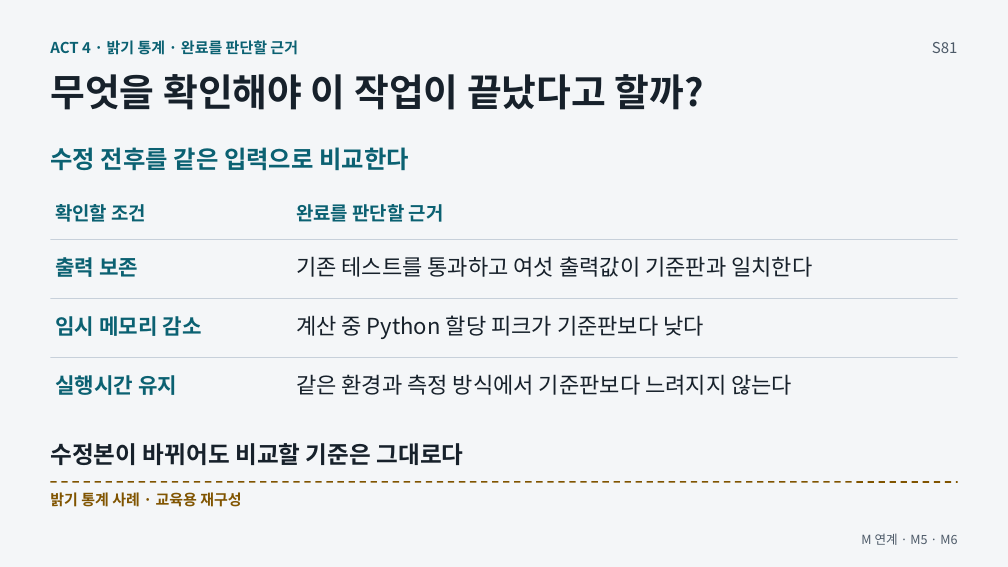
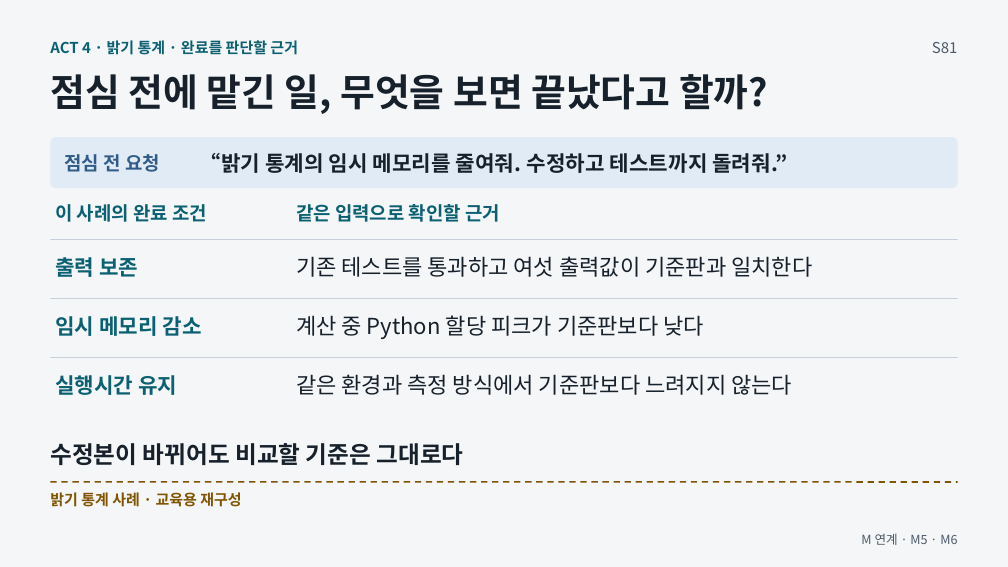
Before and after one commit to GideokKim/ai-dev-training, a slide deck: slide 4 of production/ACT_4.pptx. Drawn at 1008x567 pixels with LibreOffice and Linux fonts; fonts in the diff are those of the drawing. Boxes give left, top, right and bottom in pixels: in the first picture for what was removed or moved away, otherwise in the second. Text is boxed around its words. In the diff, an @@ line names an element or a change of style, - is before the commit and + after.

```diff
--- a/production/ACT_4.pptx
+++ b/production/ACT_4.pptx
@@ text at box(50, 74, 768, 114): text changed @@
-무엇을 확인해야 이 작업이 끝났다고 할까?
+점심 전에 맡긴 일, 무엇을 보면 끝났다고 할까?
@@ text removed at box(50, 147, 409, 171) @@
-수정 전후를 같은 입력으로 비교한다
@@ rounded rectangle added at box(51, 137, 958, 188), fill #E1EBF6 @@
@@ text added at box(65, 154, 160, 172), 18 pt, text #315C87, bold @@
+점심 전 요청
@@ text added at box(200, 153, 787, 173), 20.2 pt, text #17212B, bold @@
+“밝기 통계의 임시 메모리를 줄여줘. 수정하고 테스트까지 돌려줘.”
@@ text at box(55, 204, 207, 222): text changed @@
-확인할 조건
+이 사례의 완료 조건
@@ text at box(296, 204, 500, 222): text changed @@
-완료를 판단할 근거
+같은 입력으로 확인할 근거
```
Also in this commit, not shown: 3 other slides changed, 34 other files.
